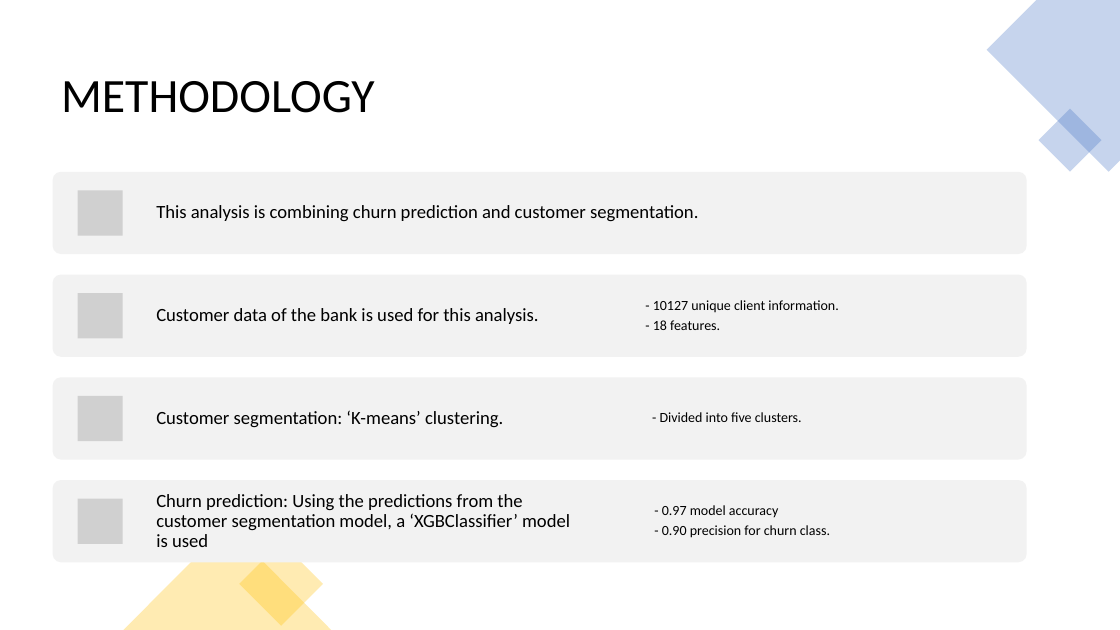
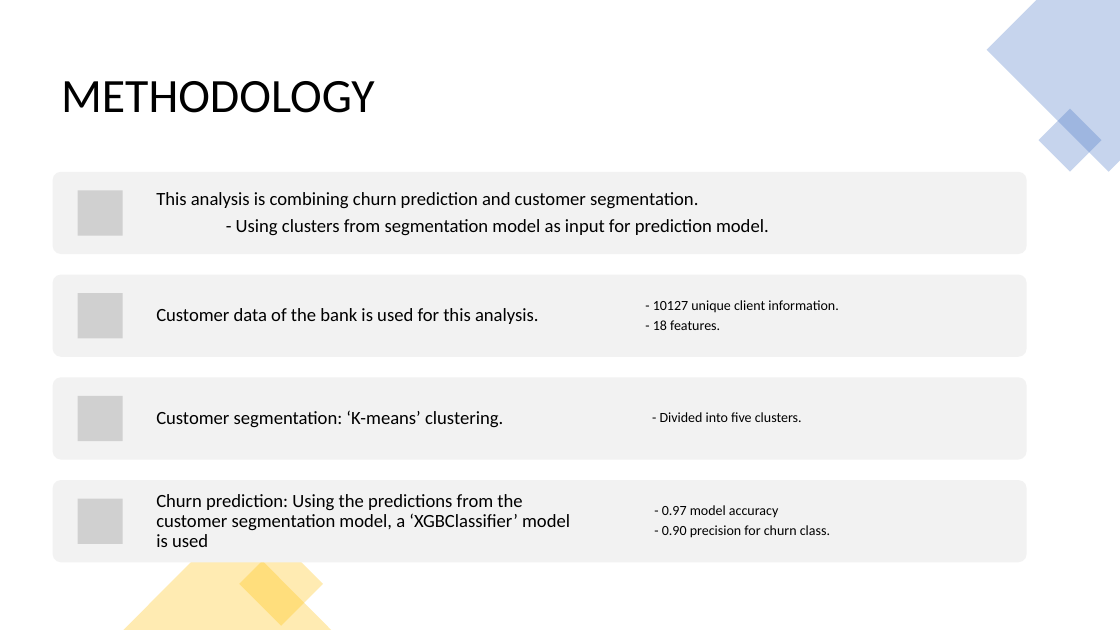
Before and after one commit to tamjid-ahsan/capstone_customer_churn, a slide deck: slide 4 of presentation.pptx. Drawn at 1120x630 pixels with LibreOffice and Linux fonts; fonts in the diff are those of the drawing; grey boxes stand for pictures. Boxes give left, top, right and bottom in pixels: in the first picture for what was removed or moved away, otherwise in the second. Text is boxed around its words. In the diff, an @@ line names an element or a change of style, - is before the commit and + after.

```diff
--- a/presentation.pptx
+++ b/presentation.pptx
@@ text at bbox=[236, 219, 769, 235]: paragraph added @@
+- Using clusters from segmentation model as input for prediction model.
```
Also in this commit, not shown: 10 other slides changed, 2 slides added, 1 slide removed, 12 other files.
